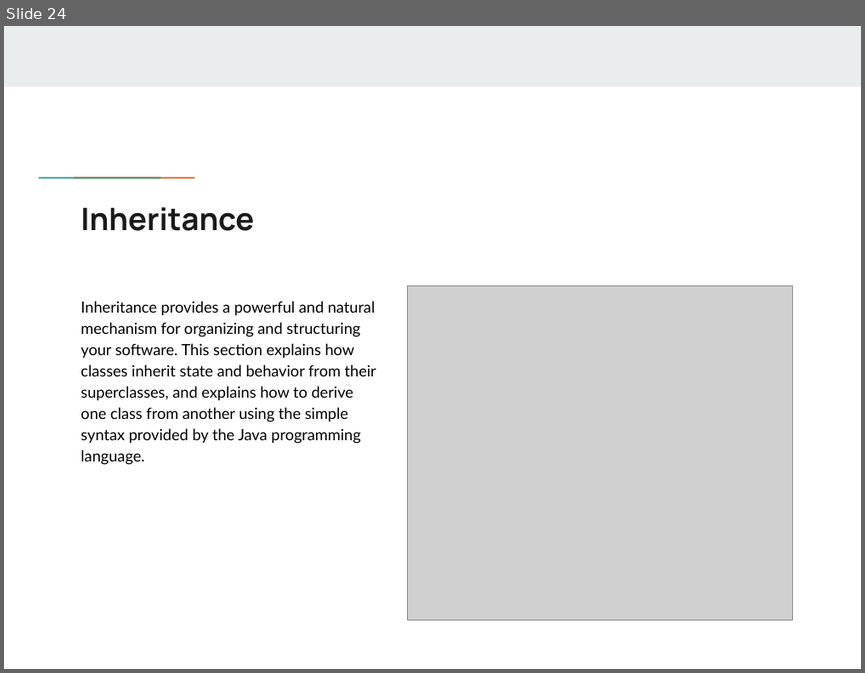
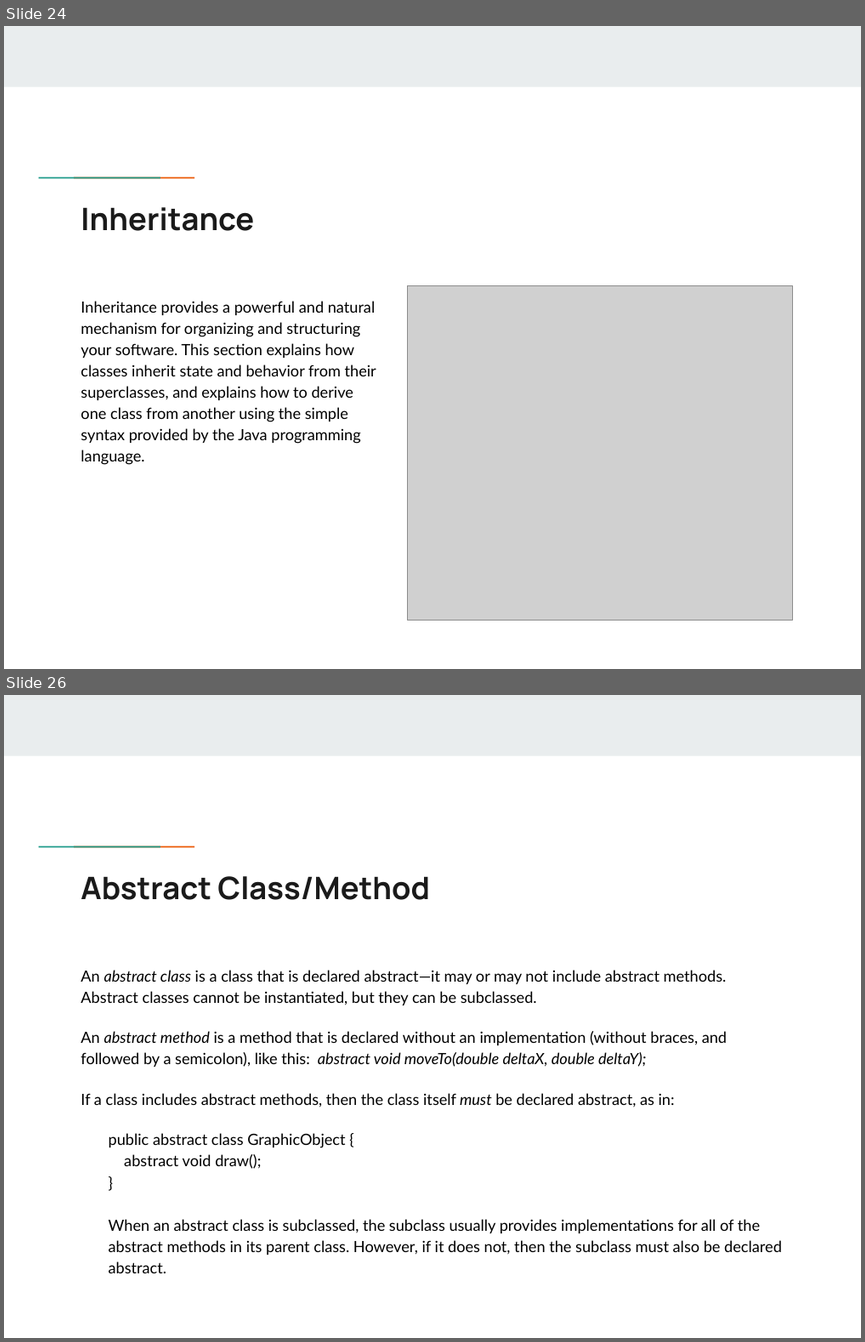
Before and after one commit to flyworker/java-workshop, a slide deck: JavaSE.pptx. Shown one above the other, each under a label of ours: slide 24 before the commit, slides 24 and 26 after it; the slides between them are not shown. The pictures are 865x673 and 865x1342 pixels, drawn with LibreOffice and Linux fonts; fonts in the diff are those of the drawing; grey boxes stand for pictures; background and template pictures are left out. Boxes give left, top, right and bottom in pixels: in the first picture for what was removed or moved away, otherwise in the second. Text is boxed around its words. In the diff, an @@ line names an element or a change of style, - is before the commit and + after.

```diff
--- a/JavaSE.pptx
+++ b/JavaSE.pptx
@@ slide 26 added at (x1=4, y1=695, x2=861, y2=1338), background #FFFFFF; not listed: 3 template elements that a slide beside it also shows @@
@@ title added at (x1=80, y1=876, x2=430, y2=900), 26 pt, text #1A1A1A, bold @@
+Abstract Class/Method
@@ text added at (x1=80, y1=970, x2=782, y2=1273), 13 pt, text #000000 @@
+An abstract class is a class that is declared abstract—it may or may not include abstract methods. Abstract classes cannot be instantiated, but they can be subclassed.
+An abstract method is a method that is declared without an implementation (without braces, and followed by a semicolon), like this: abstract void moveTo(double deltaX, double deltaY);
+If a class includes abstract methods, then the class itself must be declared abstract, as in:
+public abstract class GraphicObject {
+abstract void draw();
+}
+When an abstract class is subclassed, the subclass usually provides implementations for all of the abstract methods in its parent class. However, if it does not, then the subclass must also be declared abstract.
```
Also in this commit, not shown: 1 slide changed, 23 other slides added, 1 slide removed.
